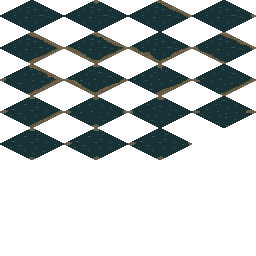
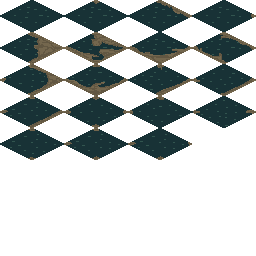
Comparing the layer stacks of the two 256 × 256 images. Changes:
painted on "Water" over [left=34, top=5, right=230, bottom=94]
